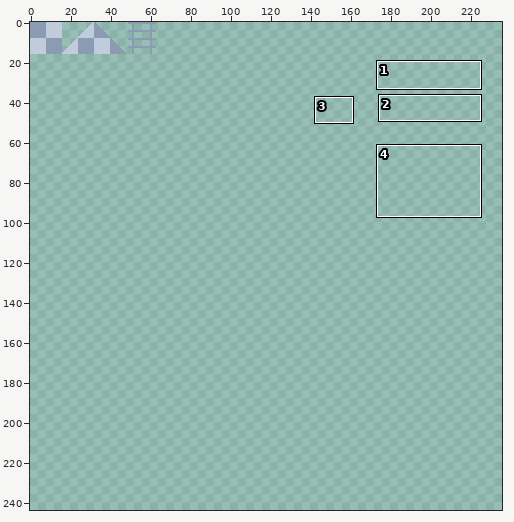
Pixel-art file: Tilemap/Tilemap.aseprite. Above, an overview of the earlier version with the close-up marked.
Close-up. The starting point:
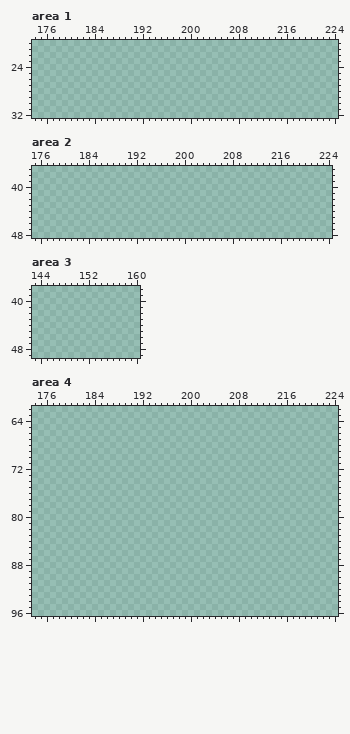
250x250 pixels, 1 frame. Colours within 5 levels of each other are drawn and written as one. Shown: area 1: x 174..224, y 20..32; area 2: x 175..224, y 37..48; area 3: x 143..160, y 38..49; area 4: x 174..224, y 62..96. The old version is drawn lined up with the new one, on the new canvas. The wide view leaves out empty margins. The commit also changed other parts of the picture, which this record leaves out.
Palette (. is transparent): 
The same view after the edit:
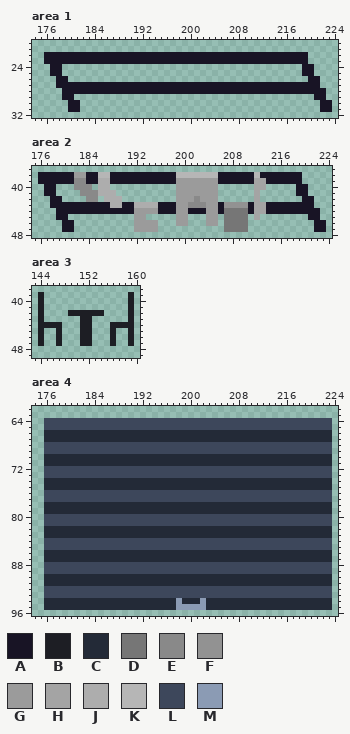
Colours new in this view: A #181425  B #1d1e24  C #232a37  D #767676  E #898989  F #929292  G #9b9b9b  H #a4a4a4  J #adadad  K #b6b6b6  L #3d475b  M #8b9bb4
What changed:
canvas 250x250 -> 256x256
Area 1:
y 22..23: x 176..219 ............................................ -> AAAAAAAAAAAAAAAAAAAAAAAAAAAAAAAAAAAAAAAAAAAA
y 24..25: x 177..178 .. -> AA; x 219..220 .. -> AA
y 26: x 178..179 .. -> AA; x 220..221 .. -> AA
y 27: x 178..221 ............................................ -> AAAAAAAAAAAAAAAAAAAAAAAAAAAAAAAAAAAAAAAAAAAA
y 28: x 179..222 ............................................ -> AAAAAAAAAAAAAAAAAAAAAAAAAAAAAAAAAAAAAAAAAAAA
y 29: x 179..180 .. -> AA; x 221..222 .. -> AA
y 30..31: x 180..181 .. -> AA; x 222..223 .. -> AA
Area 2:
y 38: x 176..219 ............................................ -> AAAAAAGGAAKKAAAAAAAAAAAKKKKKKKAAAAAAKAAAAAAA
y 39: x 176..219 ............................................ -> AAAAAAEEAAJJAAAAAAAAAAAGGGGGGGAAAAAAHHAAAAAA
y 40: x 177..178 .. -> AA; x 182..184 ... -> EEE; x 186..187 .. -> JJ; x 199..205 ....... -> GGGGGGG; x 212..213 .. -> HH; x 219..220 .. -> AA
y 41: x 177..178 .. -> AA; x 183..188 ...... -> EEEJJJ; x 199..205 ....... -> GGGGGGG; x 212 . -> H; x 219..220 .. -> AA
y 42: x 178..179 .. -> AA; x 184..185 .. -> EE; x 187..189 ... -> JJJ; x 199..205 ....... -> GGGEGGG; x 212 . -> H; x 220..221 .. -> AA
y 43: x 178..221 ............................................ -> AAAAAAAAAAJJAAJJJJAAAGGEEEGGAFFFFAHHAAAAAAAA
y 44: x 179..222 ............................................ -> AAAAAAAAAAAAAGGGGAAAGGAAAGGADDDDAHHAAAAAAAAA
y 45: x 179..180 .. -> AA; x 192..193 .. -> GG; x 199..200 .. -> GG; x 204..205 .. -> GG; x 207..210 .... -> DDDD; x 212 . -> H; x 221..222 .. -> AA
y 46: x 180..181 .. -> AA; x 192..195 .... -> GGGG; x 199..200 .. -> GG; x 204..205 .. -> GG; x 207..210 .... -> DDDD; x 222..223 .. -> AA
y 47: x 180..181 .. -> AA; x 192..195 .... -> GGGG; x 207..210 .... -> DDDD; x 222..223 .. -> AA
Area 3:
y 39..41: x 144 . -> B; x 159 . -> B
y 42: x 144 . -> B; x 149..154 ...... -> BBBBBB; x 159 . -> B
y 43: x 144 . -> B; x 151..152 .. -> BB; x 159 . -> B
y 44: x 144..147 .... -> BBBB; x 151..152 .. -> BB; x 156..159 .... -> BBBB
y 45..47: x 144 . -> B; x 147 . -> B; x 151..152 .. -> BB; x 156 . -> B; x 159 . -> B
Area 4:
y 64..65: x 176..223 ................................................ -> LLLLLLLLLLLLLLLLLLLLLLLLLLLLLLLLLLLLLLLLLLLLLLLL
y 66..67: x 176..223 ................................................ -> CCCCCCCCCCCCCCCCCCCCCCCCCCCCCCCCCCCCCCCCCCCCCCCC
y 68..69: x 176..223 ................................................ -> LLLLLLLLLLLLLLLLLLLLLLLLLLLLLLLLLLLLLLLLLLLLLLLL
y 70..71: x 176..223 ................................................ -> CCCCCCCCCCCCCCCCCCCCCCCCCCCCCCCCCCCCCCCCCCCCCCCC
y 72..73: x 176..223 ................................................ -> LLLLLLLLLLLLLLLLLLLLLLLLLLLLLLLLLLLLLLLLLLLLLLLL
y 74..75: x 176..223 ................................................ -> CCCCCCCCCCCCCCCCCCCCCCCCCCCCCCCCCCCCCCCCCCCCCCCC
y 76..77: x 176..223 ................................................ -> LLLLLLLLLLLLLLLLLLLLLLLLLLLLLLLLLLLLLLLLLLLLLLLL
y 78..79: x 176..223 ................................................ -> CCCCCCCCCCCCCCCCCCCCCCCCCCCCCCCCCCCCCCCCCCCCCCCC
y 80..81: x 176..223 ................................................ -> LLLLLLLLLLLLLLLLLLLLLLLLLLLLLLLLLLLLLLLLLLLLLLLL
y 82..83: x 176..223 ................................................ -> CCCCCCCCCCCCCCCCCCCCCCCCCCCCCCCCCCCCCCCCCCCCCCCC
y 84..85: x 176..223 ................................................ -> LLLLLLLLLLLLLLLLLLLLLLLLLLLLLLLLLLLLLLLLLLLLLLLL
y 86..87: x 176..223 ................................................ -> CCCCCCCCCCCCCCCCCCCCCCCCCCCCCCCCCCCCCCCCCCCCCCCC
y 88..89: x 176..223 ................................................ -> LLLLLLLLLLLLLLLLLLLLLLLLLLLLLLLLLLLLLLLLLLLLLLLL
y 90..91: x 176..223 ................................................ -> CCCCCCCCCCCCCCCCCCCCCCCCCCCCCCCCCCCCCCCCCCCCCCCC
y 92..93: x 176..223 ................................................ -> LLLLLLLLLLLLLLLLLLLLLLLLLLLLLLLLLLLLLLLLLLLLLLLL
y 94: x 176..223 ................................................ -> CCCCCCCCCCCCCCCCCCCCCCMCCCMCCCCCCCCCCCCCCCCCCCCC
y 95: x 176..223 ................................................ -> CCCCCCCCCCCCCCCCCCCCCCMMMMMCCCCCCCCCCCCCCCCCCCCC
Boxes around the changes in both close-ups, in picture pixels (x1, y1, x2, y2):
added: (44, 52, 332, 112)
added: (38, 172, 326, 232)
added: (38, 292, 134, 346)
added: (44, 418, 332, 610)
